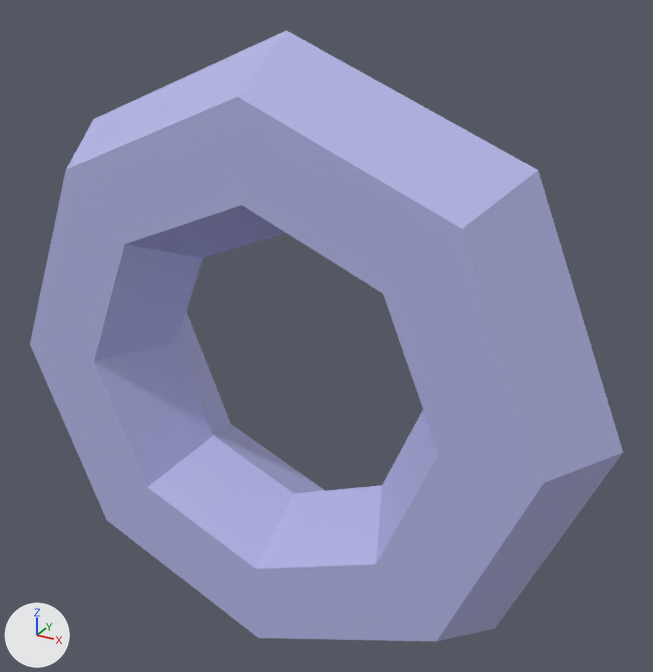
The glTF model public/studio/v2.15.0/d_lifering/model.glb: old version first, new version second.
The view is the same before and after, from a camera (50 mm lens) standing at (2.17, -3.58, 2.03) and looking at (0.12, 0.15, 0.17). Every picture has the same lights, and +X, +Y and +Z are marked at lower left. The picture after the commit comes second. Where no turn or scale is listed for an object, it has been applied to the vertices.

The older version as bpy lines, for what is in view:
```python
me_geometry_0 = bpy.data.meshes.new('geometry_0')
me_geometry_0.from_pydata(...)  # 48 vertices, 96 faces; spans x -1.66..1.66, y -0.4..0.4, z -1.66..1.66
me_geometry_0.materials.append(mat_defaultmaterial)
ob_part0 = bpy.data.objects.new('part0', me_geometry_0)
ob_part0.location = (0.0, 0.0, 0.0)
```
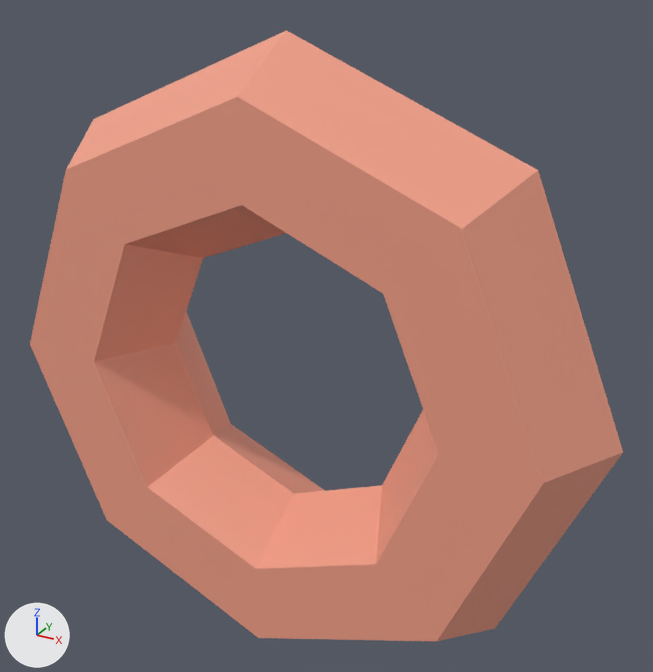
The change, as JSON lines over the scene's bpy script:
```json
{"block": "me_geometry_0", "where": "me_geometry_0.from_pydata(...)  # 48 vertices, 96 faces; spans x -1.66..1.66, y -0.4..0.4, z -1.66..1.66"}
{"block": "me_geometry_0", "where": "# used by ob_part0; location = (0.0, 0.0, 0.0)"}
{"block": "me_geometry_0", "change": "me_geometry_0 part 1: 96 faces centred in x -1.42..1.42, y -0.4..0.4, z -1.42..1.42 are repainted in the vertex colours; the middle colour goes from blue #b4b6e7 to beige #f3a088"}
```

Location of each change, (x1, y1, x2, y2) in pixels of the pictures (653 x 672 px):
```json
{"part": 1, "of": "me_geometry_0", "change": "recoloured", "before": [30, 30, 623, 641], "after": [30, 30, 623, 641], "on screen": "blue to beige"}
```
